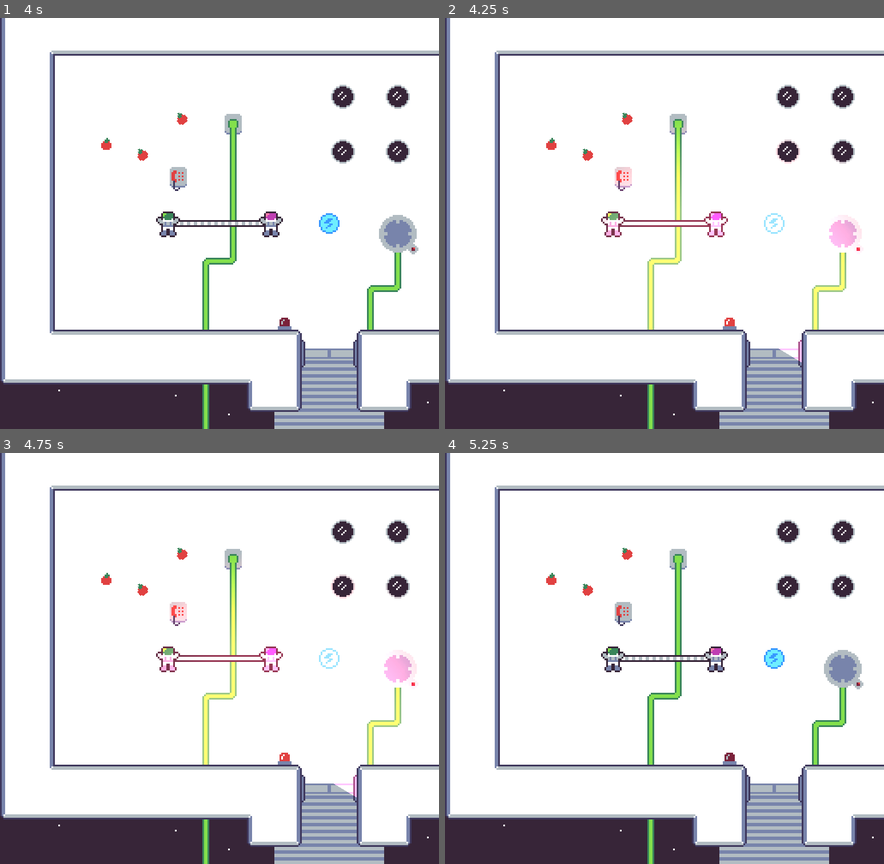
Above: before the commit, frames 1-4 (two rows, left to right).
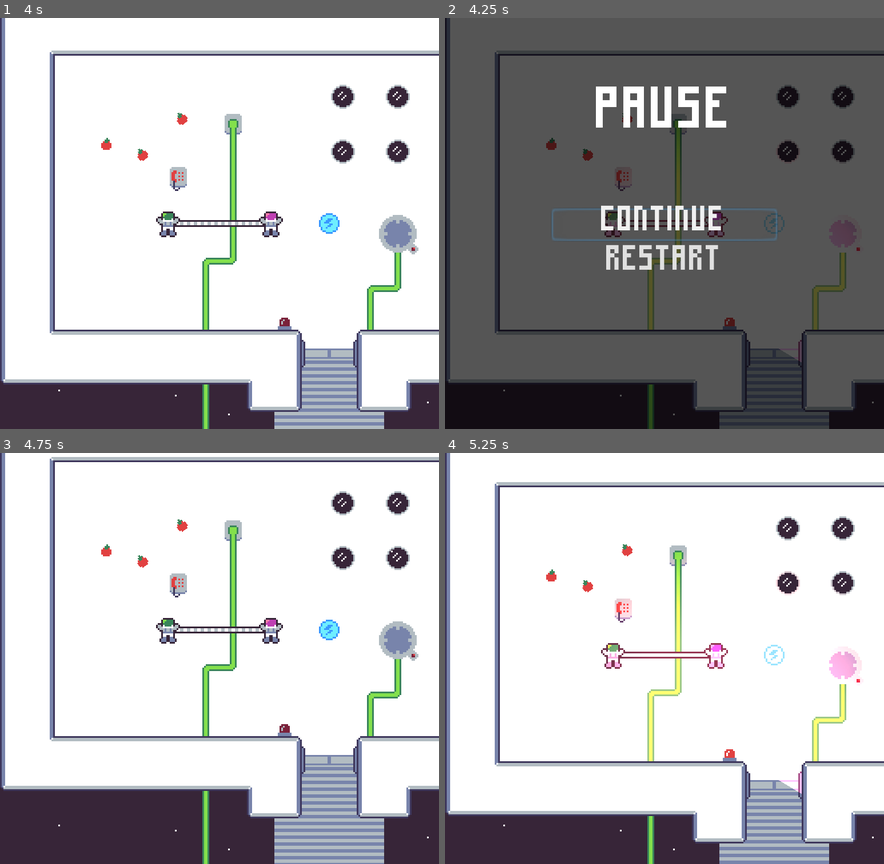
Above: after the commit, the same moments.

Repository: rthurmed/SpacemanTogether
Game: Godot game, scene res://src/Main.tscn
The game is run twice, just before and just after one commit, with the same random seed, the same clock (stepped at 60 frames per second) and the same inputs.
Inputs (mouse positions are in pixels of both pictures, inside the frame that each line leads up to):
- Up to frame 1 (4 s): tap Enter at 2, 3.5 s; tap Space at 2.75 s
- Up to frame 2 (4.25 s): tap P (pause, bound only after the commit) at 4.15 s
- Up to frame 3 (4.75 s): click (219, 699) at 4.25 s, where only the run after the commit has a clickable "RESTART"
- Up to frame 4 (5.25 s): no input

Frame 1 is identical in both runs. In frame 2, 98% of the frame differs, in the area x 0-100%, y 0-100%; in frame 3, 21%; in frame 4, 12%.

Commit message:
Added pause menu

Diff:
--- /dev/null
+++ b/assets/font/default_font.tres
@@ -0,0 +1,9 @@
+[gd_resource type="DynamicFont" load_steps=2 format=2]
+
+[ext_resource path="res://assets/font/mousetrap.ttf" type="DynamicFontData" id=1]
+
+[resource]
+size = 24
+extra_spacing_top = -16
+extra_spacing_space = -4
+font_data = ExtResource( 1 )
--- a/project.godot
+++ b/project.godot
@@ -46,6 +46,7 @@
 [autoload]
 
 PuzzleManager="*res://src/puzzle/PuzzleManager.gd"
+Pause="*res://src/system/Pause.tscn"
 
 [display]
 
@@ -55,6 +56,10 @@
 window/size/test_height=720
 window/stretch/mode="2d"
 window/stretch/aspect="keep"
+
+[gui]
+
+theme/custom_font="res://assets/font/default_font.tres"
 
 [importer_defaults]
 
@@ -121,6 +126,12 @@
 "events": [ Object(InputEventKey,"resource_local_to_scene":false,"resource_name":"","device":0,"alt":false,"shift":false,"control":false,"meta":false,"command":false,"pressed":false,"scancode":16777234,"unicode":0,"echo":false,"script":null)
  ]
 }
+pause={
+"deadzone": 0.5,
+"events": [ Object(InputEventKey,"resource_local_to_scene":false,"resource_name":"","device":0,"alt":false,"shift":false,"control":false,"meta":false,"command":false,"pressed":false,"scancode":80,"unicode":0,"echo":false,"script":null)
+, Object(InputEventKey,"resource_local_to_scene":false,"resource_name":"","device":0,"alt":false,"shift":false,"control":false,"meta":false,"command":false,"pressed":false,"scancode":16777217,"unicode":0,"echo":false,"script":null)
+ ]
+}
 
 [layer_names]
 
--- /dev/null
+++ b/src/system/Pause.gd
@@ -0,0 +1,27 @@
+extends CanvasLayer
+
+
+onready var ui = $UI
+onready var btn_continue = $UI/VBoxContainer/Continue
+
+
+func _input(event):
+	if event.is_action_released("pause"):
+		paused(not get_tree().paused)
+
+
+func paused(state: bool):
+	get_tree().paused = state
+	ui.visible = state
+
+	if ui.visible:
+		btn_continue.grab_focus()
+
+
+func _on_Continue_pressed():
+	paused(false)
+
+
+func _on_Restart_pressed():
+	paused(false)
+	get_tree().reload_current_scene()
--- /dev/null
+++ b/src/system/Pause.tscn
@@ -0,0 +1,75 @@
+[gd_scene load_steps=5 format=2]
+
+[ext_resource path="res://assets/font/default_font.tres" type="DynamicFont" id=1]
+[ext_resource path="res://assets/font/mousetrap.ttf" type="DynamicFontData" id=2]
+[ext_resource path="res://src/system/Pause.gd" type="Script" id=3]
+
+[sub_resource type="DynamicFont" id=2]
+size = 40
+extra_spacing_top = -16
+extra_spacing_space = -4
+font_data = ExtResource( 2 )
+
+[node name="Pause" type="CanvasLayer"]
+pause_mode = 2
+layer = 3
+script = ExtResource( 3 )
+
+[node name="UI" type="Control" parent="."]
+visible = false
+anchor_right = 1.0
+anchor_bottom = 1.0
+__meta__ = {
+"_edit_use_anchors_": false
+}
+
+[node name="ColorRect" type="ColorRect" parent="UI"]
+anchor_right = 1.0
+anchor_bottom = 1.0
+color = Color( 0, 0, 0, 0.666667 )
+__meta__ = {
+"_edit_use_anchors_": false
+}
+
+[node name="Label" type="Label" parent="UI"]
+margin_left = 62.0
+margin_top = 36.0
+margin_right = 194.0
+margin_bottom = 68.0
+custom_fonts/font = SubResource( 2 )
+text = "PAUSE"
+align = 1
+__meta__ = {
+"_edit_use_anchors_": false
+}
+
+[node name="VBoxContainer" type="VBoxContainer" parent="UI"]
+anchor_left = 0.5
+anchor_top = 0.5
+anchor_right = 0.5
+anchor_bottom = 0.5
+margin_left = -66.0
+margin_top = -9.0
+margin_right = 66.0
+margin_bottom = 35.0
+__meta__ = {
+"_edit_use_anchors_": false
+}
+
+[node name="Continue" type="Button" parent="UI/VBoxContainer"]
+margin_right = 132.0
+margin_bottom = 20.0
+custom_fonts/font = ExtResource( 1 )
+text = "CONTINUE"
+flat = true
+
+[node name="Restart" type="Button" parent="UI/VBoxContainer"]
+margin_top = 24.0
+margin_right = 132.0
+margin_bottom = 44.0
+custom_fonts/font = ExtResource( 1 )
+text = "RESTART"
+flat = true
+
+[connection signal="pressed" from="UI/VBoxContainer/Continue" to="." method="_on_Continue_pressed"]
+[connection signal="pressed" from="UI/VBoxContainer/Restart" to="." method="_on_Restart_pressed"]
Binary file added: assets/font/mousetrap.ttf
Not shown: 2 places in assets/powertilemap.tres that only renumber resources
Not shown, added: assets/font/README.md
